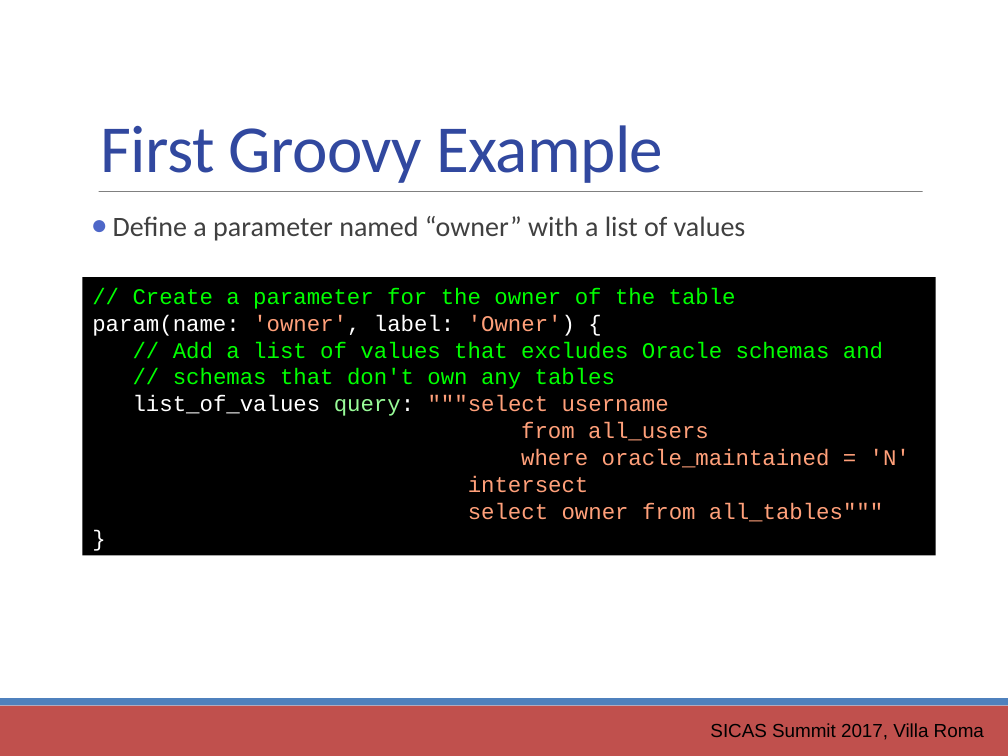
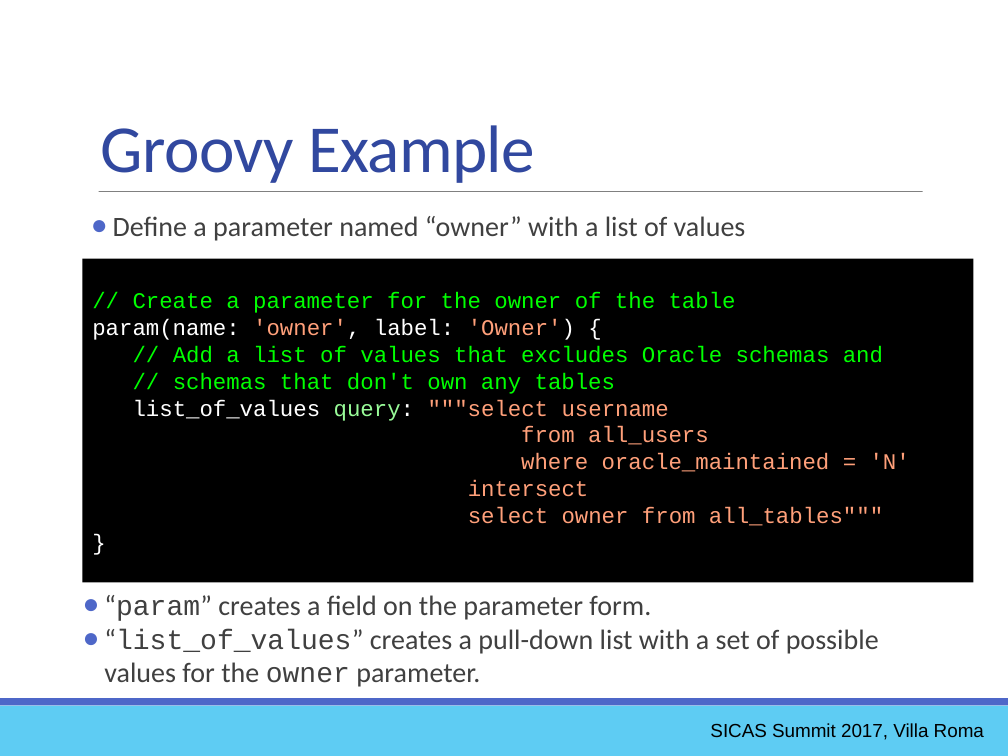
Before and after one commit to ewcole/simple_report, a slide deck: slide 23 of docs/SICAS_2017/Cole_Drop-In Reporting with Groovy.pptx (slide 15 before the commit). Drawn at 1008x756 pixels with LibreOffice and Linux fonts; fonts in the diff are those of the drawing. Boxes give left, top, right and bottom in pixels: in the first picture for what was removed or moved away, otherwise in the second. Text is boxed around its words. In the diff, an @@ line names an element or a change of style, - is before the commit and + after.

```diff
--- a/docs/SICAS_2017/Cole_Drop-In Reporting with Groovy.pptx
+++ b/docs/SICAS_2017/Cole_Drop-In Reporting with Groovy.pptx
@@ text at <box>101,125,535,183</box>: text changed @@
-First Groovy Example
+Groovy Example
@@ rectangle "// Create a parameter for ...": place and size @@
-rectangle "// Create a parameter for ..." at <box>83,277,935,555</box>
+rectangle "// Create a parameter for ..." at <box>83,258,974,582</box>
@@ text added at <box>104,595,879,687</box>, 20 pt, text #404040 @@
+● “param” creates a field on the parameter form.
+● “list_of_values” creates a pull-down list with a set of possible values for the owner parameter.
@@ rectangle at <box>0,706,1008,756</box>: fill #C0504D to #5ECCF3 @@
@@ rectangle at <box>0,699,1008,706</box>: fill #4F81BD to #4E67C8 @@
```
Also in this commit, not shown: 38 other slides changed, 8 slides added, 1 slide removed, 8 other files.
